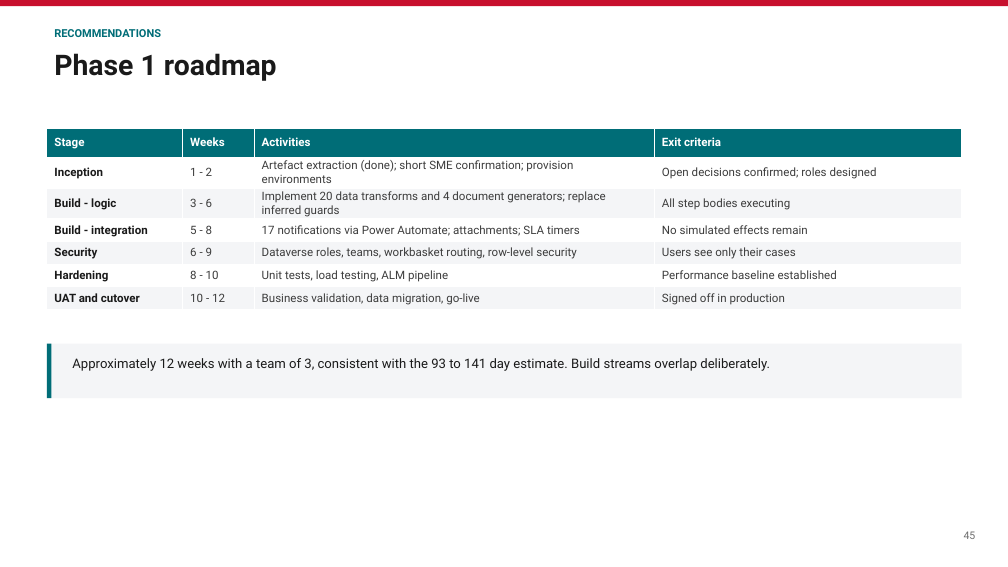
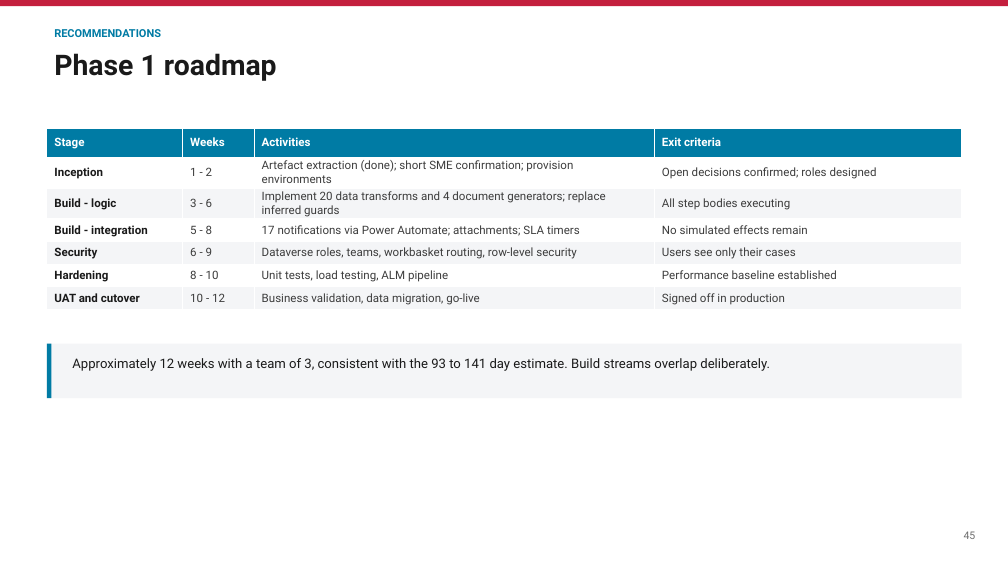
Before and after one commit to parclarke/LDD, a slide deck: slide 45 of lending-due-diligence-app/docs/Pega-to-PowerPlatform-Migration-PoC.pptx. Drawn at 1008x567 pixels with LibreOffice and Linux fonts; fonts in the diff are those of the drawing. Boxes give left, top, right and bottom in pixels: in the first picture for what was removed or moved away, otherwise in the second. Text is boxed around its words. In the diff, an @@ line names an element or a change of style, - is before the commit and + after.

```diff
--- a/lending-due-diligence-app/docs/Pega-to-PowerPlatform-Migration-PoC.pptx
+++ b/lending-due-diligence-app/docs/Pega-to-PowerPlatform-Migration-PoC.pptx
@@ rectangle at [0, 0, 1008, 6]: fill #C8102E to #C41F3E @@
@@ text "RECOMMENDATIONS" at [54, 29, 161, 37]: text colour #006D77 to #007BA4 @@
@@ table at [47, 129, 962, 309] @@
@@ fill #006D77 to #007BA4 in row 1 @@
@@ rectangle at [47, 344, 51, 399]: fill #006D77 to #007BA4 @@
```
Also in this commit, not shown: 53 other slides changed, 4 other files.
